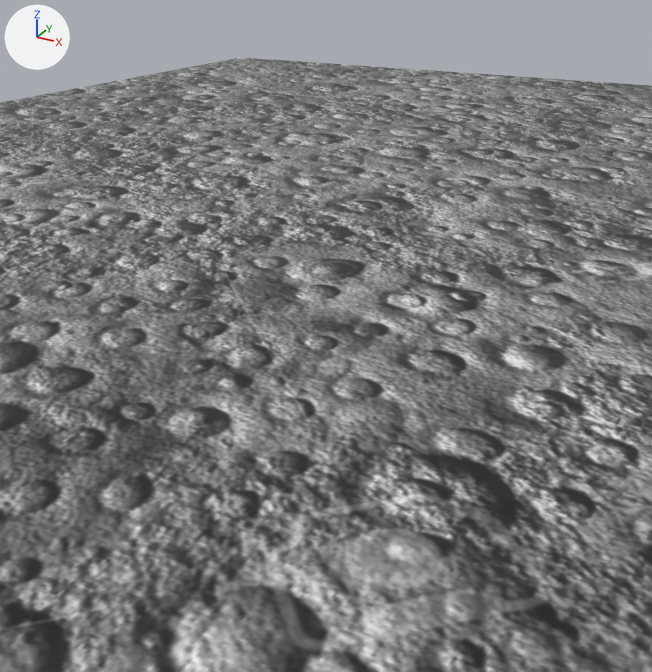
One commit to the FBX model resources/terrain/moon.fbx: the scene before it, then after it.
Both versions are drawn from a 50 mm camera at (-0.06, -0.396, 0.193) aimed at (-0.249, -0.053, 0.021). Lighting does not change. The marker at upper left points along +X, +Y and +Z. Mesh edges are drawn as thin lines on the coarser meshes.
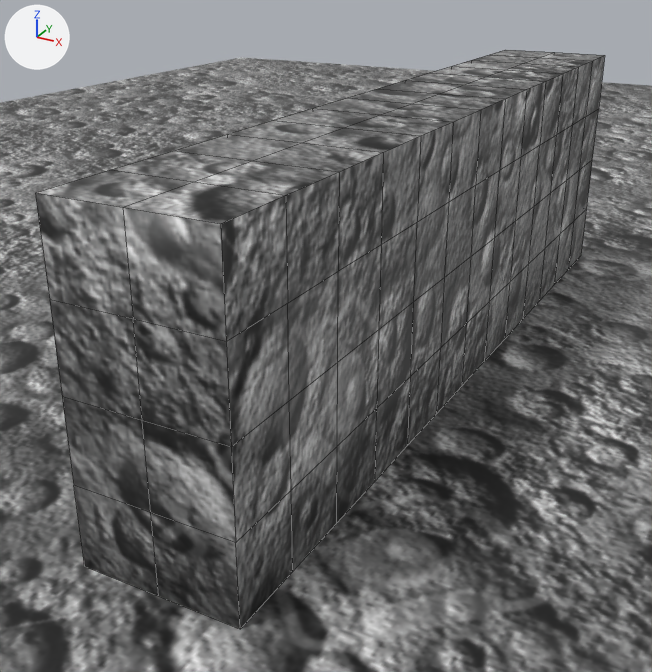
Boxes [x1, y1, x2, y2] around the edits, measured in the pictures (652 x 672 px):
'Plane.001', added
    after: [36, 50, 605, 629]

The change, as a diff of the scene's bpy script:
```diff
--- a/resources/terrain/moon.fbx.py
+++ b/resources/terrain/moon.fbx.py
@@ me_plane_003 @@
+me_plane_003.from_pydata(...)  # 174 vertices, 172 faces; spans x -0.25..-0.187, y -0.219..0.188, z 0.0..0.128
+me_plane_003.materials.append(mat_material_001)  # picture img_moontex_jpg
@@ ob_plane_001 @@
+ob_plane_001 = bpy.data.objects.new('Plane.001', me_plane_003)
+ob_plane_001.location = (0.0, 0.0, 0.0)
```
